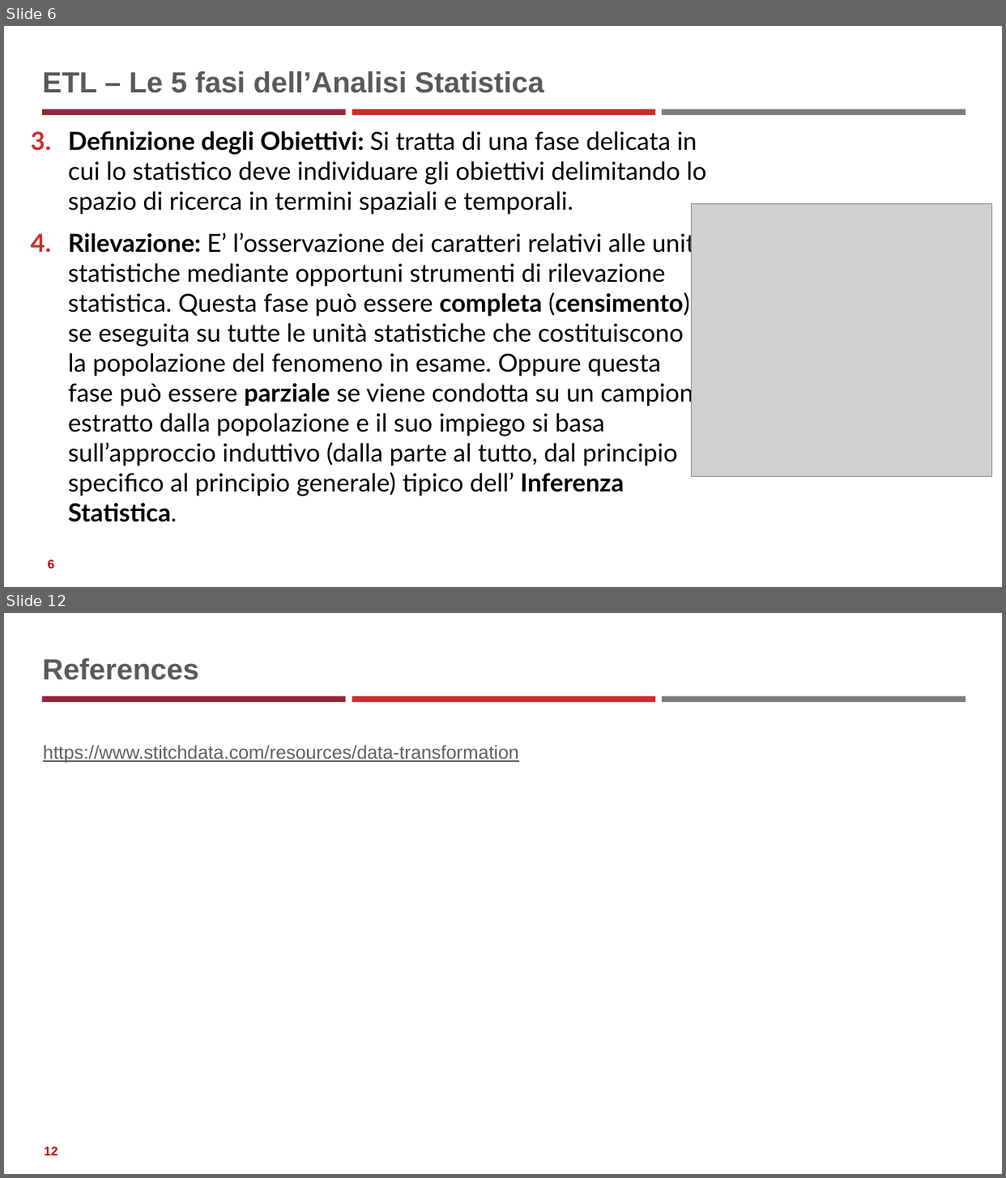
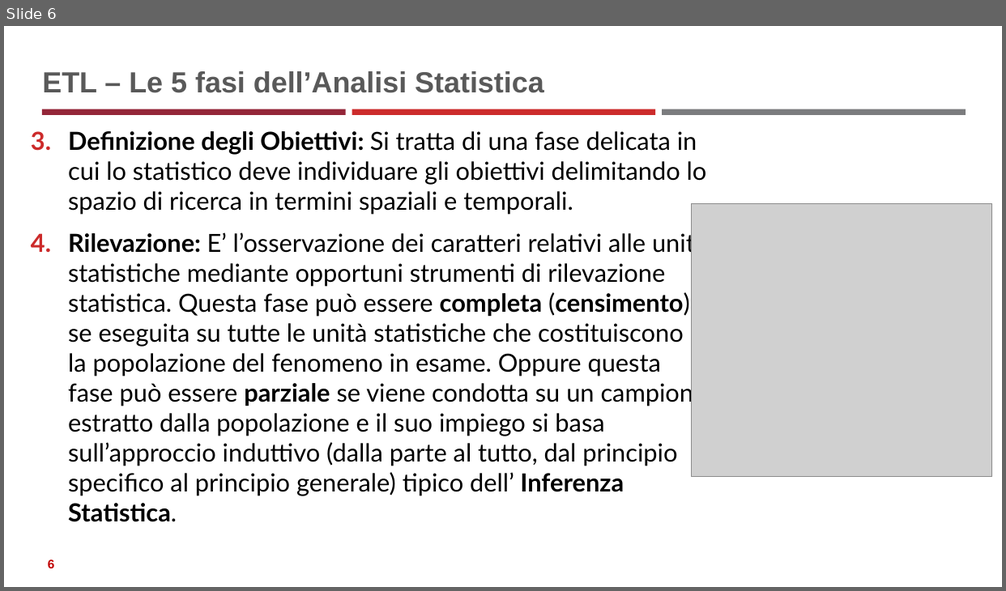
Before and after one commit to neural1977/data_science_interview_material, a slide deck: Statistics_ita.pptx. Shown one above the other, each under a label of ours: slides 6 and 12 before the commit, slide 6 after it; the slides between them are not shown. The pictures are 1006x1178 and 1006x591 pixels, drawn with LibreOffice and Linux fonts; fonts in the diff are those of the drawing; grey boxes stand for pictures. Boxes give left, top, right and bottom in pixels: in the first picture for what was removed or moved away, otherwise in the second. Text is boxed around its words. In the diff, an @@ line names an element or a change of style, - is before the commit and + after.

```diff
--- a/Statistics_ita.pptx
+++ b/Statistics_ita.pptx
@@ slide 12 removed at bbox=[4, 613, 1002, 1174], background #FFFFFF; not listed: 3 template elements that a slide beside it also shows @@
@@ title removed at bbox=[42, 658, 199, 680] @@
-References
@@ text removed at bbox=[43, 745, 518, 763] @@
-https://www.stitchdata.com/resources/data-transformation
@@ page number removed at bbox=[44, 1147, 57, 1156] @@
-12
```
Also in this commit, not shown: 1 slide added, 5 other slides removed, 5 other files.
